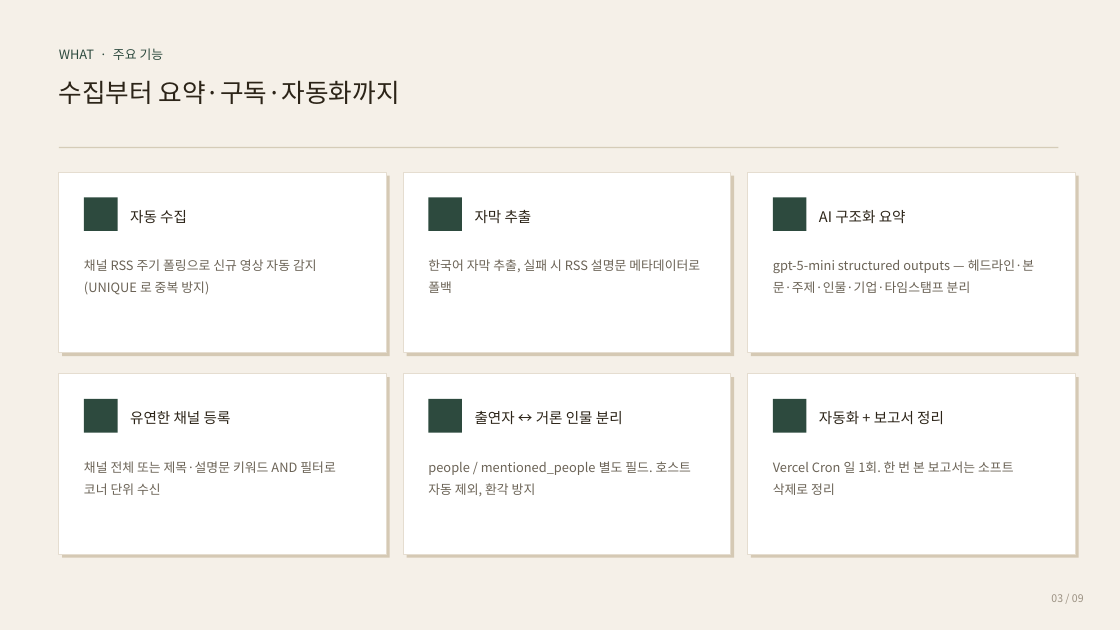
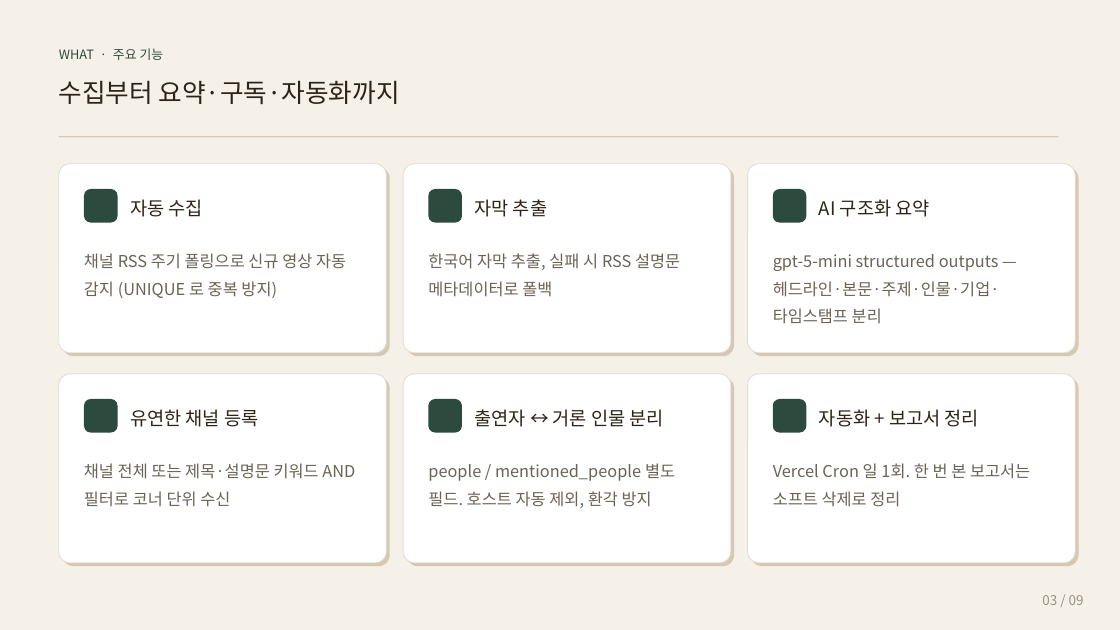
Before and after one commit to leeyongjoo9-rgb/tubebrief_mvp, a slide deck: slide 3 of 이용주-기말발표자료.pptx. Drawn at 1120x630 pixels with LibreOffice and Linux fonts; fonts in the diff are those of the drawing. Boxes give left, top, right and bottom in pixels: in the first picture for what was removed or moved away, otherwise in the second. Text is boxed around its words. In the diff, an @@ line names an element or a change of style, - is before the commit and + after.

Commit message:
design: PPTX 2차 수정 (4가지 주문 반영)
① 페이지 제목을 제외한 텍스트 30% 키움
- 카드 제목: 12.5→16, 본문: 11→14, row_card 라벨: 11.5→15
- 표지 한 줄 소개: 17→22, 발표자/링크: 11→14, 라벨: 8.5→11
- kicker: 10→13, 하단 한계: 9.5→12.5, 표 본문: 11→14
- 페이지 제목(영문 카테고리, 한국어 부제, 표지 TubeBrief)은 그대로

② 페이지 제목 구분선을 제목 바로 밑으로 (1.75→1.62)

③ 모든 박스를 둥근 모서리로 (corner_pct=0.06 통일)
- add_rect 기본을 rounded=True 로 변경
- add_card 의 본 카드 + 그림자 모두 ROUNDED_RECTANGLE
- 강의 칩, T 마크, kicker 강조 박스, 아이콘 정사각형 모두 둥글게
- divider 같이 얇은 라인만 rounded=False

④ 마지막 페이지(NEXT) 레이아웃 재배치
- 상단: 좌측 어려움+해결(3.4h) / 우측 결과 비교(3.4h)
- 하단: LIMITATION 박스(전체 폭 12.0, 1.65h)
- LIMITATION 도 박스 안에 위치, kicker + 3개 항목

```diff
--- a/이용주-기말발표자료.pptx
+++ b/이용주-기말발표자료.pptx
@@ rounded rectangle: place and size @@
-rounded rectangle at (59, 172, 386, 353)
+rounded rectangle at (59, 164, 386, 353)
@@ rounded rectangle: place and size @@
-rounded rectangle at (62, 176, 390, 356)
+rounded rectangle at (62, 167, 390, 356)
@@ rounded rectangle: place and size @@
-rounded rectangle at (403, 172, 731, 353)
+rounded rectangle at (403, 164, 731, 353)
@@ rounded rectangle: place and size @@
-rounded rectangle at (407, 176, 734, 356)
+rounded rectangle at (407, 167, 734, 356)
@@ rounded rectangle: place and size @@
-rounded rectangle at (748, 172, 1075, 353)
+rounded rectangle at (748, 164, 1075, 353)
@@ rounded rectangle: place and size @@
-rounded rectangle at (751, 176, 1079, 356)
+rounded rectangle at (751, 167, 1079, 356)
@@ 3 texts, 3 rounded rectangles, 1 rectangle: place and size @@
-3 texts, 3 rounded rectangles, 1 rectangle at (59, 147, 1059, 231)
+3 texts, 3 rounded rectangles, 1 rectangle at (59, 136, 1059, 223)
@@ rectangle to rounded rectangle in 18 elements at (84, 399, 118, 433), (429, 399, 462, 433), (773, 399, 807, 433), (62, 167, 390, 356), (59, 164, 386, 353), (407, 167, 734, 356), (403, 164, 731, 353), (62, 377, 390, 566), (407, 377, 734, 566), (751, 167, 1079, 356), (748, 164, 1075, 353), (59, 374, 386, 563), (403, 374, 731, 563), (751, 377, 1079, 566), (748, 374, 1075, 563), (84, 189, 118, 223), (429, 189, 462, 223), (773, 189, 807, 223) @@
@@ size 12.5 to 16 pt in 6 elements at (130, 409, 258, 427), (475, 409, 664, 427), (819, 409, 979, 427), (130, 199, 203, 217), (475, 199, 547, 217), (819, 199, 929, 217) @@
@@ rounded rectangle: place and size @@
-rounded rectangle at (59, 374, 386, 555)
+rounded rectangle at (59, 374, 386, 563)
@@ rounded rectangle: place and size @@
-rounded rectangle at (62, 377, 390, 558)
+rounded rectangle at (62, 377, 390, 566)
@@ rounded rectangle: place and size @@
-rounded rectangle at (403, 374, 731, 555)
+rounded rectangle at (403, 374, 731, 563)
@@ rounded rectangle: place and size @@
-rounded rectangle at (407, 377, 734, 558)
+rounded rectangle at (407, 377, 734, 566)
@@ rounded rectangle: place and size @@
-rounded rectangle at (748, 374, 1075, 555)
+rounded rectangle at (748, 374, 1075, 563)
@@ rounded rectangle: place and size @@
-rounded rectangle at (751, 377, 1079, 558)
+rounded rectangle at (751, 377, 1079, 566)
@@ size 11 to 14 pt in 6 elements at (84, 253, 346, 298), (428, 253, 680, 297), (773, 254, 1000, 324), (84, 463, 355, 507), (428, 463, 675, 508), (773, 463, 1030, 507) @@
@@ text "03 / 09" at (1042, 595, 1084, 605): size 9 to 11.5 pt @@
```
Also in this commit, not shown: 8 other slides changed, 1 other file.
